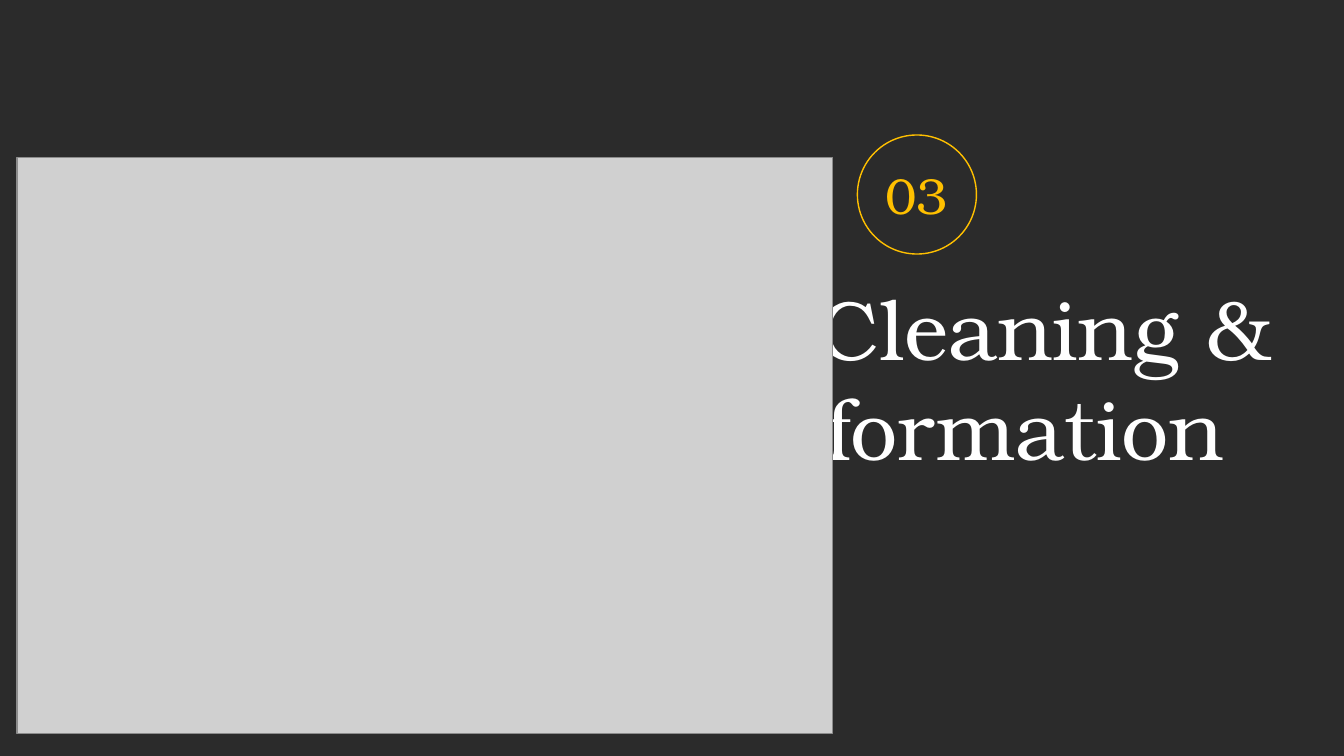
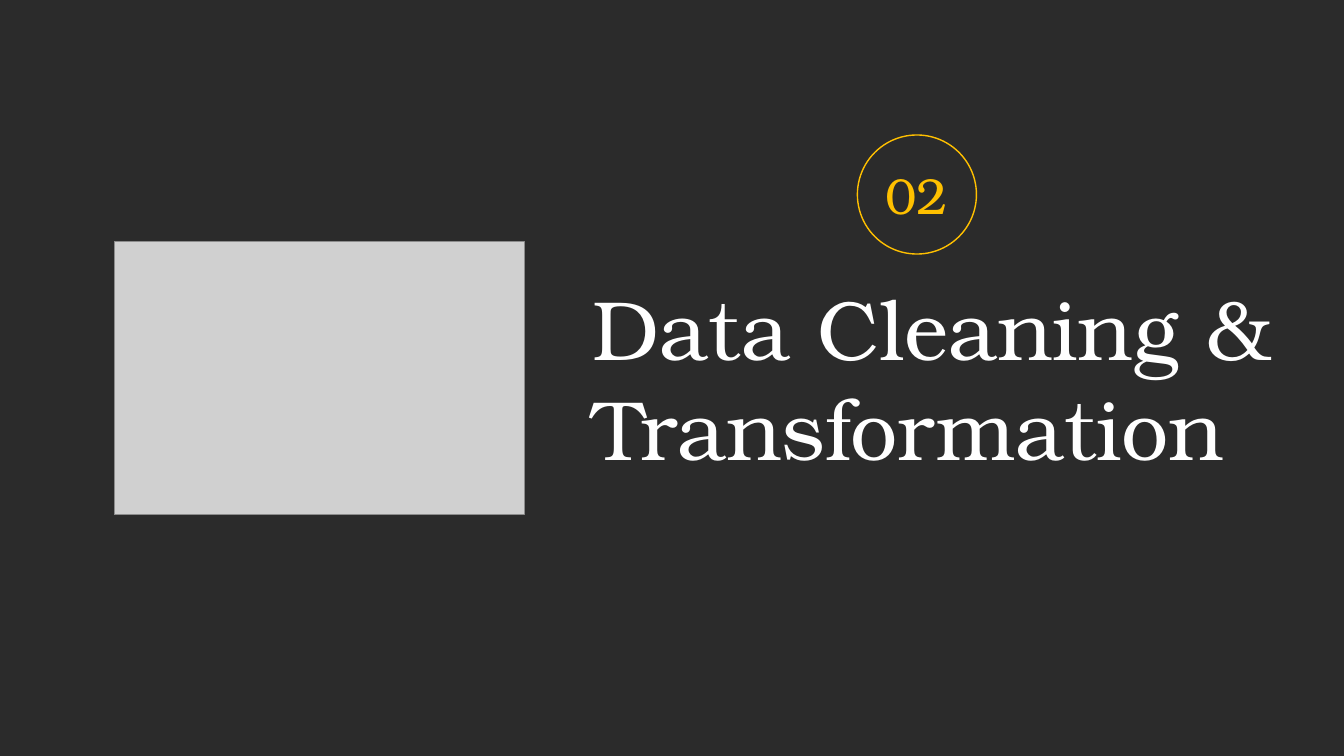
Before and after one commit to prafullwahatule/BI-Amazon-Sale-Report, a slide deck: slide 10 of Report/Amazon Sales Report.pptx (slide 13 before the commit). Drawn at 1344x756 pixels with LibreOffice and Linux fonts; fonts in the diff are those of the drawing; grey boxes stand for pictures; background and template pictures are left out; a plain dark background stands for a picture behind light text. Boxes give left, top, right and bottom in pixels: in the first picture for what was removed or moved away, otherwise in the second. Text is boxed around its words. In the diff, an @@ line names an element or a change of style, - is before the commit and + after.

```diff
--- a/Report/Amazon Sales Report.pptx
+++ b/Report/Amazon Sales Report.pptx
@@ picture removed at [17, 157, 833, 734] @@
@@ text in ellipse at [886, 179, 948, 215]: text changed @@
-03
+02
@@ picture added at [114, 241, 524, 514] @@
```
Also in this commit, not shown: 2 other slides changed, 4 slides added, 2 slides removed, 2 other files.
